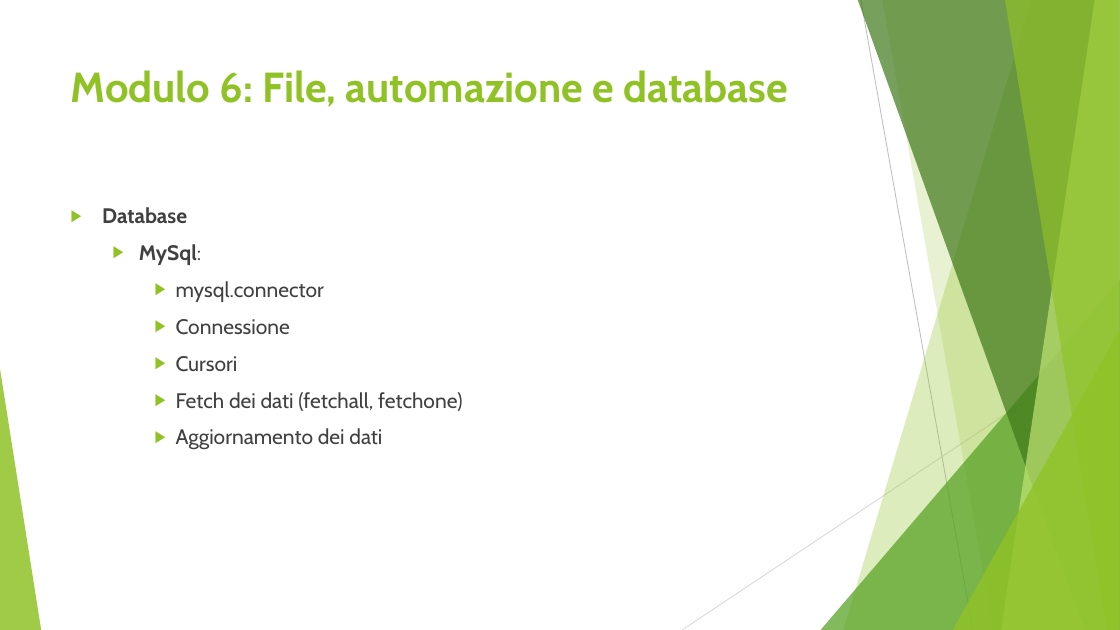
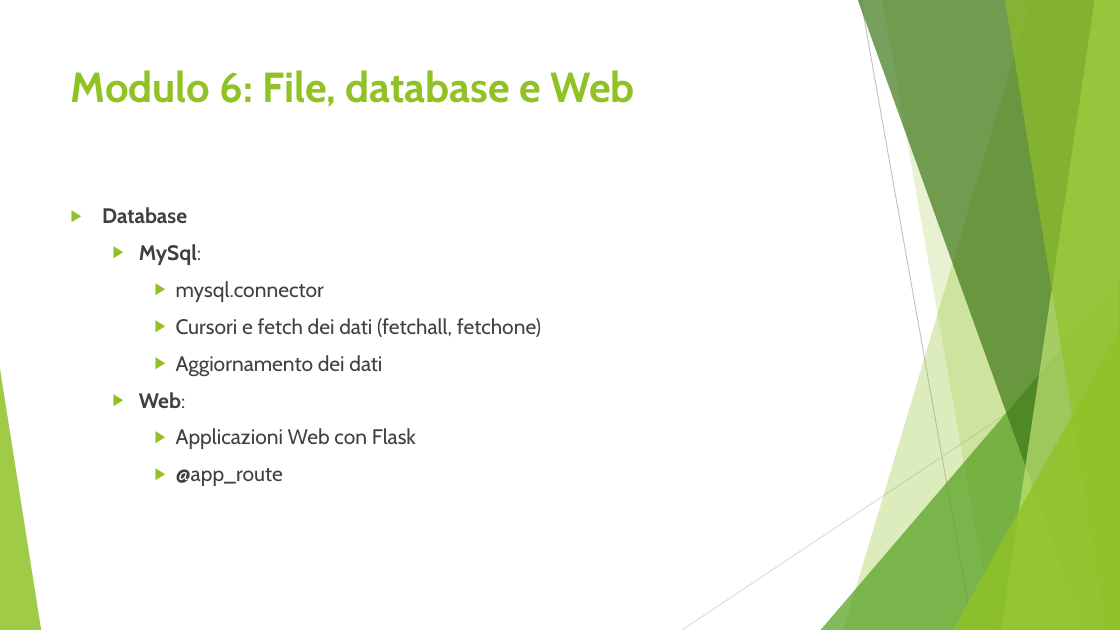
Before and after one commit to giukix/CorsoPython, a slide deck: slide 33 of doc/Corso di Python.pptx. Drawn at 1120x630 pixels with LibreOffice and Linux fonts; fonts in the diff are those of the drawing. Boxes give left, top, right and bottom in pixels: in the first picture for what was removed or moved away, otherwise in the second. Text is boxed around its words. In the diff, an @@ line names an element or a change of style, - is before the commit and + after.

Commit message:
aggiunto modulo web

```diff
--- a/doc/Corso di Python.pptx
+++ b/doc/Corso di Python.pptx
@@ title at box(71, 70, 635, 107): text changed @@
-Modulo 6: File, automazione e database
+Modulo 6: File, database e Web
@@ text at box(176, 318, 541, 337): text changed @@
-    ▶ Connessione
-    ▶ Cursori
-    ▶ Fetch dei dati (fetchall, fetchone)
+    ▶ Cursori e fetch dei dati (fetchall, fetchone)
@@ text at box(139, 392, 416, 486): paragraphs added @@
+  ▶ Web:
+    ▶ Applicazioni Web con Flask
+    ▶ @app_route
```
Also in this commit, not shown: 2 other slides changed, 3 other files.
